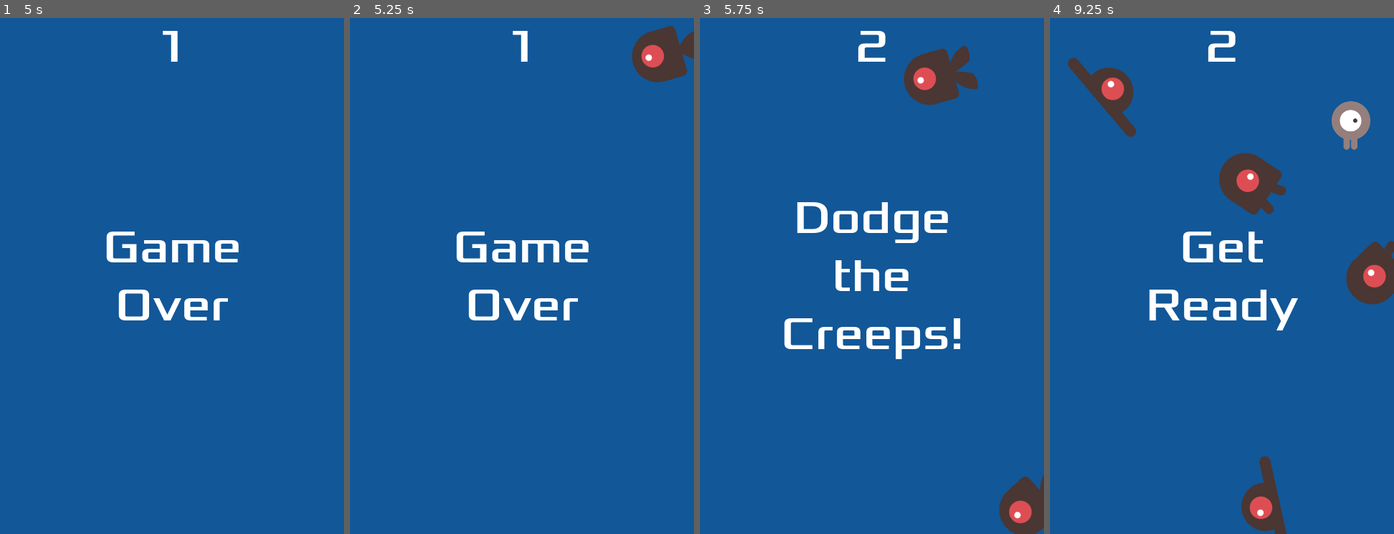
Above: before the commit, frames 1-4 (left to right).
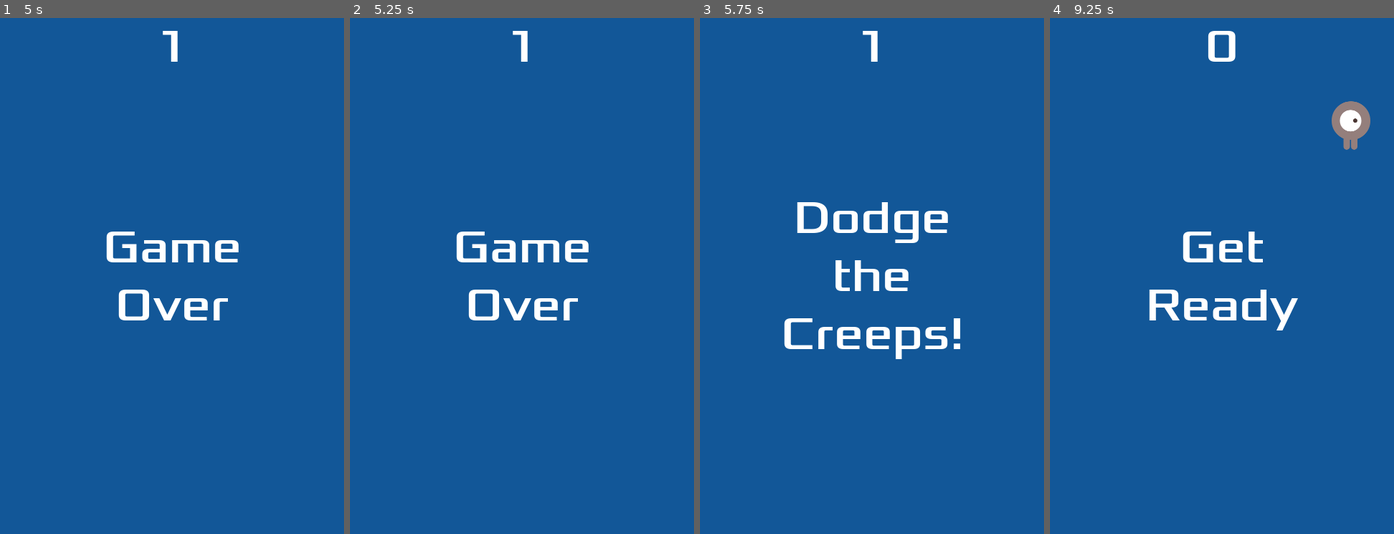
Above: after the commit, the same moments.

Repository: shrutidewan/tilde_gamedev
Game: Godot game, scene res://main.tscn
The game is run twice, just before and just after one commit, with the same random seed, the same clock (stepped at 60 frames per second) and the same inputs.
Inputs:
- Up to frame 1 (5 s): click "Start" at 0.5 s; tap Enter at 1.25 s; hold Right (move_right) 1.28-2.03 s; hold Down (move_down) 2.03-2.78 s; hold Right (move_right) 2.78-3.53 s; hold Up (move_up) 3.53-4.28 s; hold Left (move_left) from 4.28 s (still down)
- Up to frame 2 (5.25 s): keep holding Left (move_left); tap Space at 5 s
- Up to frame 3 (5.75 s): keep holding Left (move_left)
- Up to frame 4 (9.25 s): release Left (move_left) at 5.78 s; hold Down (move_down) 5.78-6.53 s; hold Right (move_right) 6.53-7.25 s; click "Start" at 7.25 s; hold Up (move_up) 8.03-8.78 s; hold Right (move_right) from 8.78 s (still down)

Frame 1 is identical in both runs. In frame 2, 1.5% of the frame differs, in the area x 81-100%, y 1-13%; in frame 3, 3.1%; in frame 4, 5.4%, in the area x 5-100%, y 2-100%.

Commit message:
rectify errors

Diff:
--- a/dodge_the_creeps/main.gd
+++ b/dodge_the_creeps/main.gd
@@ -10,6 +10,7 @@
 	$HUD.show_game_over()
 	$Music.stop()
 	$DeathSound.play()
+	$StartTimer.stop()
 
 
 func new_game():
--- a/dodge_the_creeps/project.godot
+++ b/dodge_the_creeps/project.godot
@@ -45,6 +45,6 @@
 }
 start_game={
 "deadzone": 0.5,
-"events": [Object(InputEventKey,"resource_local_to_scene":false,"resource_name":"","device":0,"window_id":0,"alt_pressed":false,"shift_pressed":false,"ctrl_pressed":false,"meta_pressed":false,"pressed":false,"keycode":0,"physical_keycode":4194310,"key_label":0,"unicode":0,"echo":false,"script":null)
+"events": [Object(InputEventKey,"resource_local_to_scene":false,"resource_name":"","device":0,"window_id":0,"alt_pressed":false,"shift_pressed":false,"ctrl_pressed":false,"meta_pressed":false,"pressed":false,"keycode":0,"physical_keycode":4194309,"key_label":0,"unicode":0,"echo":false,"script":null)
 ]
 }
Not shown: 1 places in dodge_the_creeps/HUD.tscn that only renumber resources
